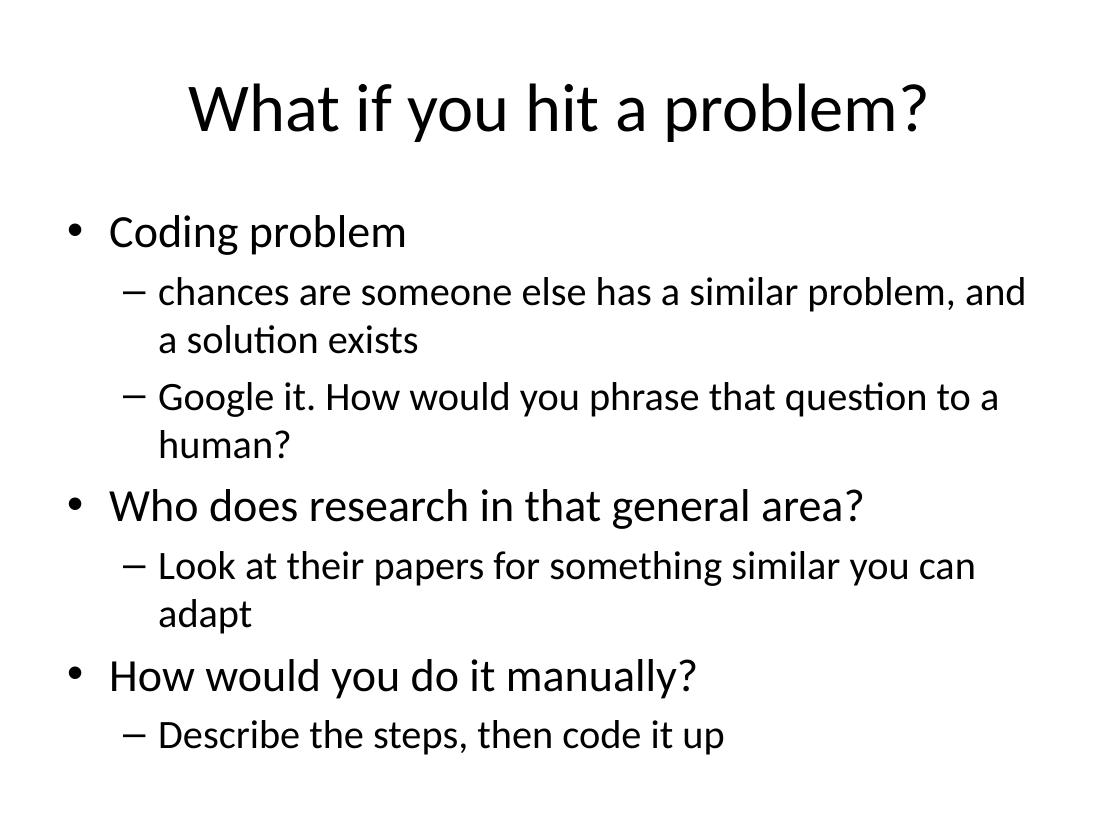
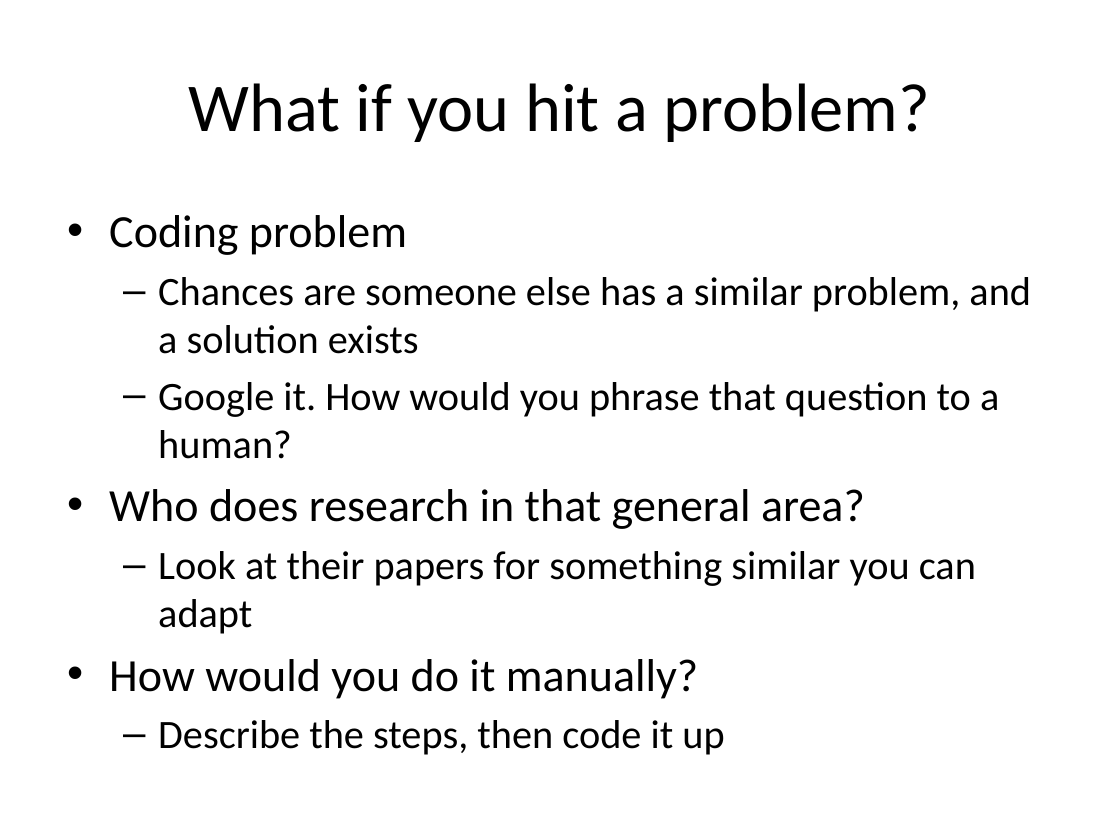
Before and after one commit to lkloh/USArray, a slide deck: slide 22 of BasicsOfCoding/BasicsOfCoding.pptx (slide 23 before the commit). Drawn at 1120x840 pixels with LibreOffice and Linux fonts; fonts in the diff are those of the drawing. Boxes give left, top, right and bottom in pixels: in the first picture for what was removed or moved away, otherwise in the second. Text is boxed around its words. In the diff, an @@ line names an element or a change of style, - is before the commit and + after.

```diff
--- a/BasicsOfCoding/BasicsOfCoding.pptx
+++ b/BasicsOfCoding/BasicsOfCoding.pptx
@@ text at bbox=[158, 277, 1031, 354]: text changed @@
-  – chances are someone else has a similar problem, and a solution exists
+  – Chances are someone else has a similar problem, and a solution exists
```
Also in this commit, not shown: 7 other slides changed, 2 slides added, 3 slides removed, 1 other file.
